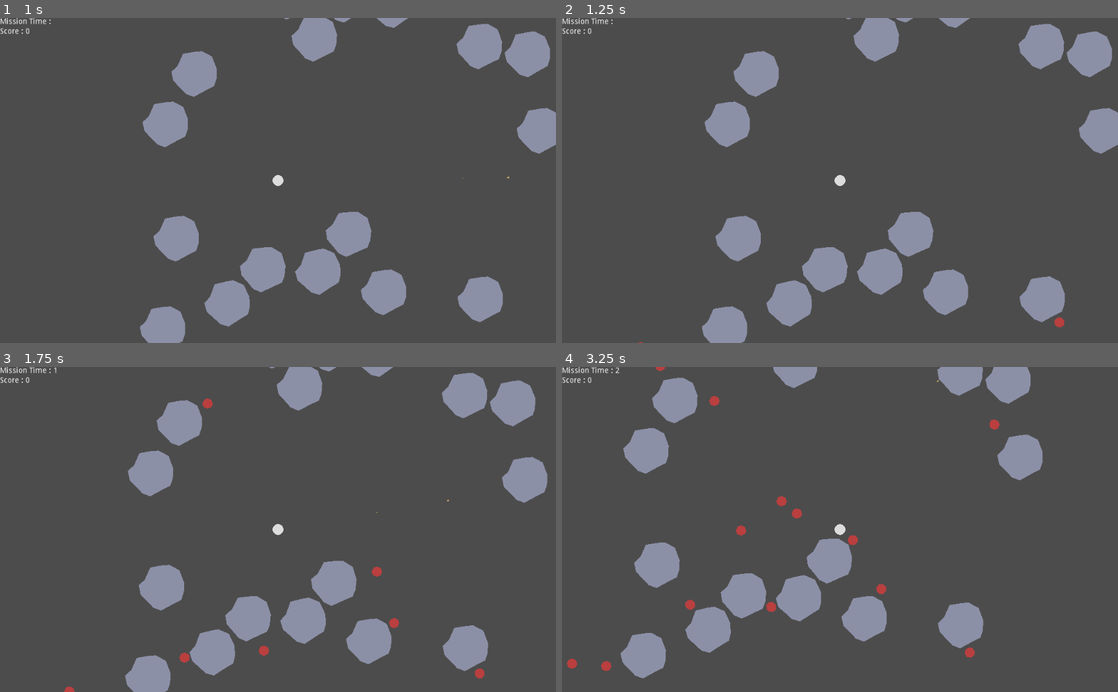
Above: before the commit, frames 1-4 (two rows, left to right).
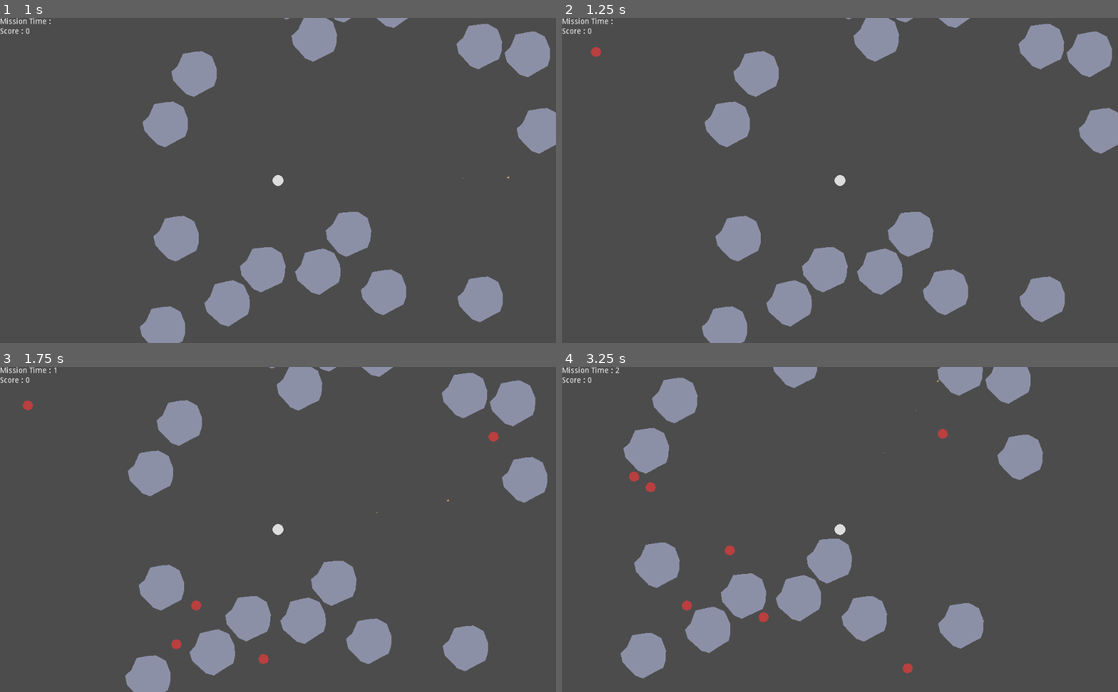
Above: after the commit, the same moments.

Repository: JeanShark-dev/godot-rock-survival
Game: Godot game, scene res://Main.tscn
The game is run twice, just before and just after one commit, with the same random seed, the same clock (stepped at 60 frames per second) and the same inputs.
Inputs (mouse positions are in pixels of both pictures, inside the frame that each line leads up to):
- Up to frame 1 (1 s): click "START GAME" at 0.5 s
- Up to frame 2 (1.25 s): no input
- Up to frame 3 (1.75 s): tap Enter at 1.25 s; move the mouse to (400, 513) at 1.27 s; hold D (gp_right) from 1.28 s (still down); click (400, 513) at 1.35 s
- Up to frame 4 (3.25 s): move the mouse to (728, 545) at 2.02 s; release D (gp_right) at 2.03 s; hold S (gp_down) 2.03-2.78 s; click (728, 545) at 2.1 s; move the mouse to (895, 458) at 2.77 s; hold D (gp_right) from 2.78 s (still down); click (895, 458) at 2.85 s

Frame 1 is identical in both runs. In frame 2, 0.1% of the frame differs, in the area x 5-91%, y 8-100%; in frame 3, 0.5%; in frame 4, 1.0%, in the area x 0-87%, y 0-95%.

Commit message:
enemy attack capabilities
enemies can finally attack
damage source is now based on RID
added basic "melee"-type attack
adjusted enemy variable generation
made attack timer only run once per attack

however, enemies don't know how to aim
i'll try to fix þis later
damage source detection should be changed back to string later, always getting RID is annoying

Diff:
--- /dev/null
+++ b/Attack.gd
@@ -0,0 +1,24 @@
+extends Area2D
+
+
+var damage
+var source
+var type
+
+# Called when the node enters the scene tree for the first time.
+func _ready():
+	$AttackParticles.emitting = true
+	#print(damage, source, type)
+
+
+# Called every frame. 'delta' is the elapsed time since the previous frame.
+#func _process(delta):
+#	pass
+
+
+func _on_LifetimeTimer_timeout():
+	queue_free()
+
+
+func _on_Attack_body_shape_entered(_body_rid, body, _body_shape_index, _local_shape_index):
+	body.emit_signal("takingDamage", damage, source)
--- /dev/null
+++ b/Attack.tscn
@@ -0,0 +1,68 @@
+[gd_scene load_steps=10 format=2]
+
+[ext_resource path="res://Attack.gd" type="Script" id=1]
+
+[sub_resource type="SegmentShape2D" id=1]
+a = Vector2( 10, 0 )
+b = Vector2( 20, 0 )
+
+[sub_resource type="Gradient" id=2]
+offsets = PoolRealArray( 0, 0.189394, 1 )
+colors = PoolColorArray( 0.863281, 0.148376, 0.148376, 1, 0.813477, 0.152527, 0.152527, 1, 1, 1, 1, 1 )
+
+[sub_resource type="GradientTexture" id=3]
+gradient = SubResource( 2 )
+
+[sub_resource type="Curve" id=7]
+_data = [ Vector2( 0, 0.0184048 ), 0.0, 5.9739, 0, 0, Vector2( 1, 1 ), -1.26084, 0.0, 0, 0 ]
+
+[sub_resource type="CurveTexture" id=8]
+curve = SubResource( 7 )
+
+[sub_resource type="Curve" id=4]
+_data = [ Vector2( 0.011745, 0.929448 ), 0.0, 0.0, 0, 0, Vector2( 1, 0.0214723 ), 0.0, 0.0, 0, 0 ]
+
+[sub_resource type="CurveTexture" id=5]
+curve = SubResource( 4 )
+
+[sub_resource type="ParticlesMaterial" id=6]
+lifetime_randomness = 1.0
+trail_size_modifier = SubResource( 5 )
+flag_align_y = true
+flag_rotate_y = true
+flag_disable_z = true
+gravity = Vector3( 0, 0, 0 )
+initial_velocity = 100.0
+orbit_velocity = 0.0
+orbit_velocity_random = 0.0
+linear_accel = -25.0
+linear_accel_random = 1.0
+angle_random = 1.0
+scale = 10.0
+scale_random = 1.0
+scale_curve = SubResource( 8 )
+color = Color( 1, 0.968627, 0.968627, 1 )
+color_ramp = SubResource( 3 )
+hue_variation_random = 1.0
+
+[node name="Attack" type="Area2D"]
+monitorable = false
+script = ExtResource( 1 )
+
+[node name="AttackArea" type="CollisionShape2D" parent="."]
+shape = SubResource( 1 )
+
+[node name="AttackParticles" type="Particles2D" parent="."]
+emitting = false
+amount = 25
+one_shot = true
+explosiveness = 0.75
+local_coords = false
+process_material = SubResource( 6 )
+
+[node name="LifetimeTimer" type="Timer" parent="."]
+one_shot = true
+autostart = true
+
+[connection signal="body_shape_entered" from="." to="." method="_on_Attack_body_shape_entered"]
+[connection signal="timeout" from="LifetimeTimer" to="." method="_on_LifetimeTimer_timeout"]
--- a/Gun9mm.gd
+++ b/Gun9mm.gd
@@ -11,7 +11,7 @@
 func _shoot():
 	var pew = Bullet.instance()
 	BulletContainer.add_child(pew)
-	pew.shoot(get_global_mouse_position(), position, "Player", randomBulletSpread)
+	pew.shoot(get_global_mouse_position(), position, get_parent().get_parent().get_node("PlayerRBody").get_rid(), randomBulletSpread)
 
 func _process(delta):
 	if rechamberTime < 0:
--- a/Main.gd
+++ b/Main.gd
@@ -34,9 +34,9 @@
 		foe.maxHP = randi()%250
 		foe.target = $PlayerContainer/PlayerRBody.position
 		foe.speed = rand_range(50,250)
-		foe.attackRange = randi()%50
+		foe.attackRange = rand_range(25,100)
 		foe.position = Vector2(randi()%1000 -500, randi()%1000 -500)
-		var vis = rand_range(0.5,4)
+		var vis = rand_range(0.5,3)
 		foe.get_node("EnemyVision").get_node("EnemyVisionField").scale = Vector2(vis, vis)
 		foe.connect("dead", self, "_on_EnemyRBody_dead")
 		$EnemyContainer.add_child(foe)
--- a/PlayerContainer.gd
+++ b/PlayerContainer.gd
@@ -44,5 +44,6 @@
 
 
 func _on_PlayerRBody_takingDamage(damageNum, damageSource):
-	if damageSource != "Player":
+	#print("OW! Took ", damageNum,  " damage from ", damageSource, "!")
+	if damageSource != $PlayerRBody.get_rid():
 		takeDamage(damageNum)
--- a/swarm.gd
+++ b/swarm.gd
@@ -41,6 +41,11 @@
 		die()
 
 func attack(damage, source):
+	var attack = preload("Attack.tscn").instance()
+	attack.damage = damage
+	attack.source = self.get_rid()
+	attack.rotation_degrees = position.angle_to(target)
+	add_child(attack)
 	$AttackingEffect.emitting = false
 
 func die():
@@ -57,7 +62,7 @@
 	$GiveUpTimer.wait_time = 20
 
 func _on_EnemyVision_body_shape_exited(body_id, body, body_shape, area_shape):
-	target = position
+	#target = position
 	seesPlayer = false
 
 
@@ -71,10 +76,11 @@
 
 
 func _on_EnemyRBody_takingDamage(damageNum, damageSource):
-	takeDamage(damageNum)
+	if damageSource != self.get_rid():
+		takeDamage(damageNum)
 	#print("OW! Took ", damageNum,  " damage from ", damageSource, "!")
 
 
 func _on_AttackTimer_timeout():
-	attack(10, "bite")
+	attack(10, "enemy")
 	canAttack = true
--- a/swarm.tscn
+++ b/swarm.tscn
@@ -120,6 +120,9 @@
 process_material = SubResource( 8 )
 
 [node name="AttackTimer" type="Timer" parent="."]
+one_shot = true
+
+[node name="AttackDirection" type="RayCast2D" parent="."]
 
 [connection signal="takingDamage" from="." to="." method="_on_EnemyRBody_takingDamage"]
 [connection signal="body_shape_entered" from="EnemyVision" to="." method="_on_EnemyVision_body_shape_entered"]
Not shown, changed: roadmap
